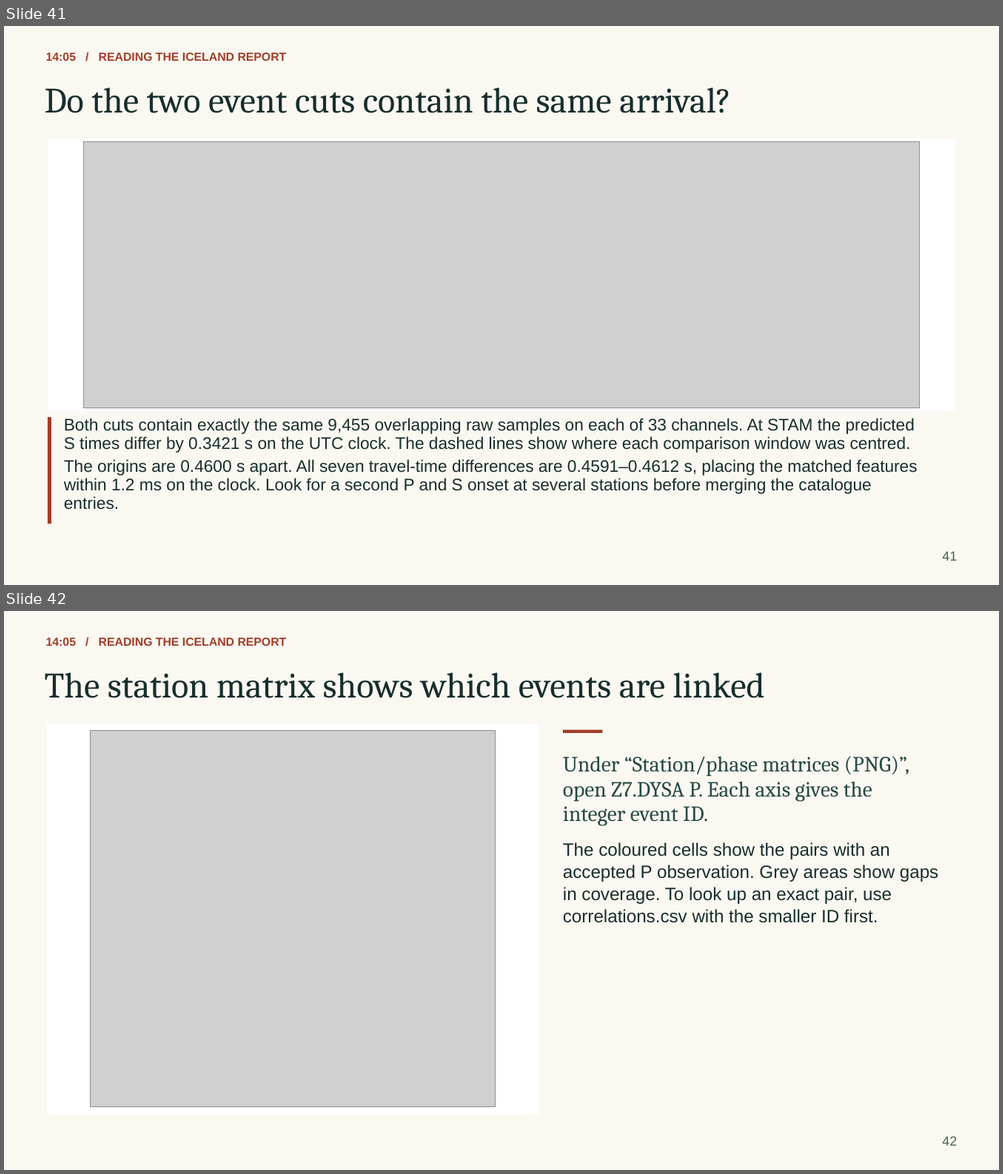
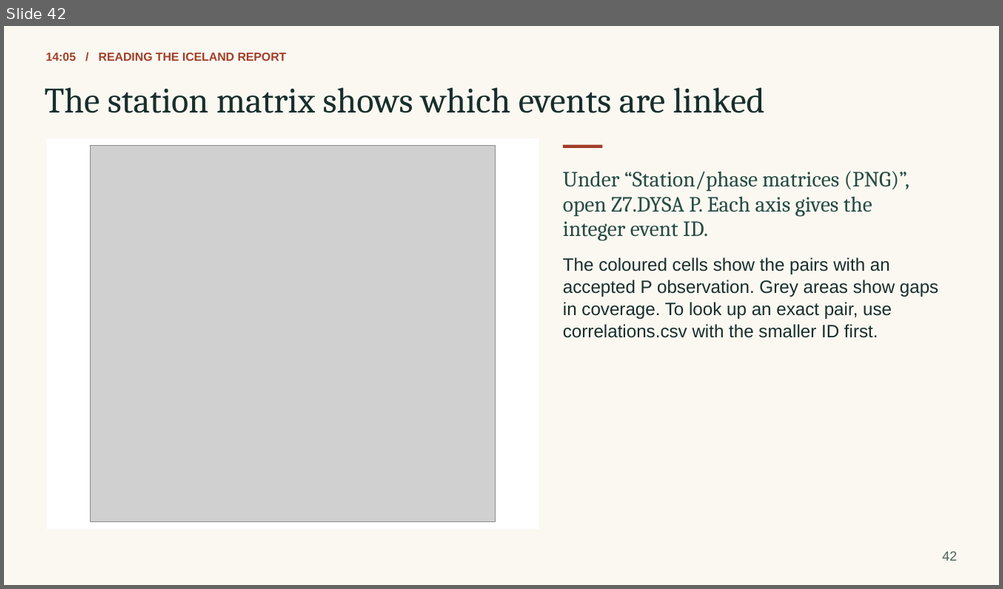
Before and after one commit to eliasrh/DDCorr.jl, a slide deck: teaching/DDCorr_minicourse.pptx. Shown one above the other, each under a label of ours: slides 41 and 42 before the commit, slide 42 after it. The pictures are 1003x1174 and 1003x589 pixels, drawn with LibreOffice and Linux fonts; fonts in the diff are those of the drawing; grey boxes stand for pictures. Boxes give left, top, right and bottom in pixels: in the first picture for what was removed or moved away, otherwise in the second. Text is boxed around its words. In the diff, an @@ line names an element or a change of style, - is before the commit and + after.

```diff
--- a/teaching/DDCorr_minicourse.pptx
+++ b/teaching/DDCorr_minicourse.pptx
@@ slide 41 removed at <box>4,26,999,585</box>, background #FAF8F1 @@
@@ text removed at <box>46,53,287,61</box> @@
-14:05 / READING THE ICELAND REPORT
@@ text removed at <box>45,87,731,113</box> @@
-Do the two event cuts contain the same arrival?
@@ rectangle removed at <box>47,138,956,412</box> @@
@@ picture removed at <box>83,141,919,408</box> @@
@@ rectangle removed at <box>47,417,51,525</box> @@
@@ text removed at <box>64,418,914,434</box> @@
-Both cuts contain exactly the same 9,455 overlapping raw samples on each of 33 channels. At STAM the predicted
@@ text removed at <box>64,437,910,453</box> @@
-S times differ by 0.3421 s on the UTC clock. The dashed lines show where each comparison window was centred.
@@ text removed at <box>64,460,917,476</box> @@
-The origins are 0.4600 s apart. All seven travel-time differences are 0.4591–0.4612 s, placing the matched features
@@ text removed at <box>64,478,871,494</box> @@
-within 1.2 ms on the clock. Look for a second P and S onset at several stations before merging the catalogue
@@ text removed at <box>64,497,119,510</box> @@
-entries.
@@ text removed at <box>942,551,956,561</box> @@
-41
```
Also in this commit, not shown: 1 slide changed, 1 slide added, 11 other files.
